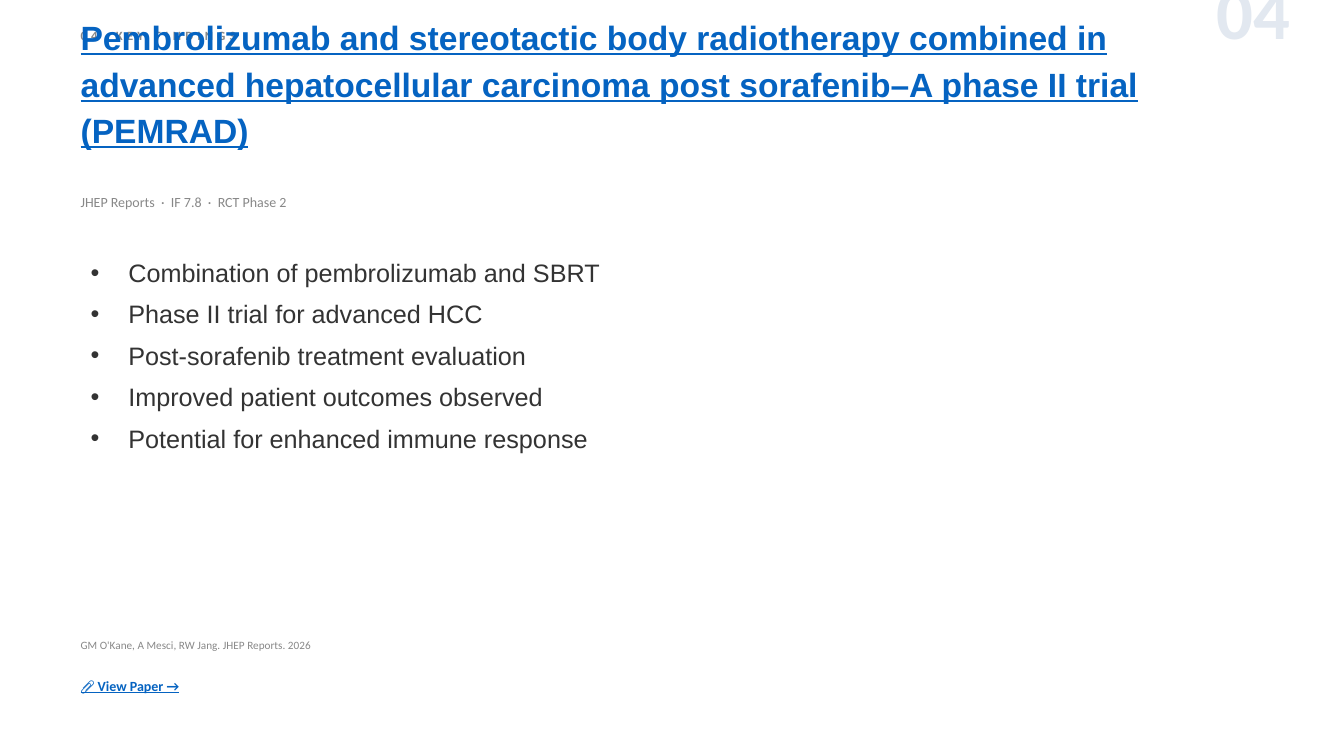
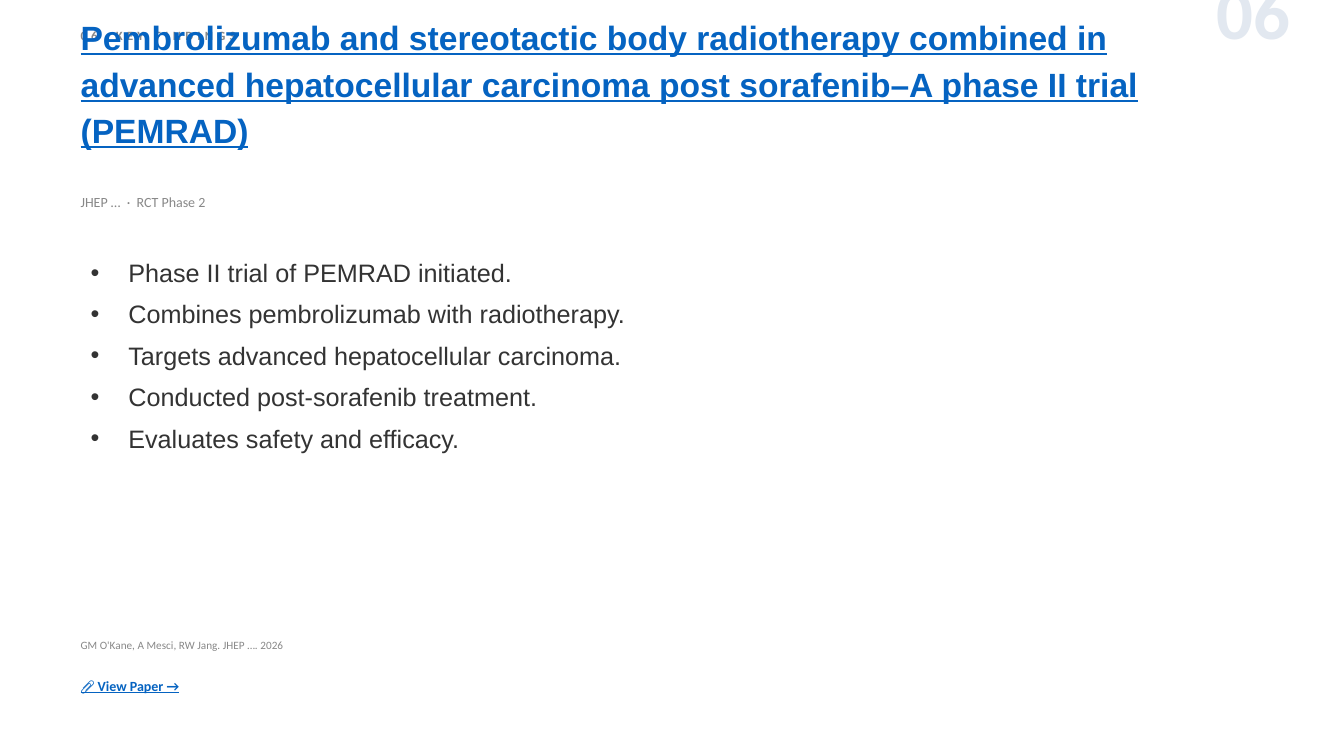
Before and after one commit to jejenhu-maker/hcc-weekly-digest, a slide deck: slide 8 of docs/digest-en.pptx (slide 6 before the commit). Drawn at 1344x756 pixels with LibreOffice and Linux fonts; fonts in the diff are those of the drawing. Boxes give left, top, right and bottom in pixels: in the first picture for what was removed or moved away, otherwise in the second. Text is boxed around its words. In the diff, an @@ line names an element or a change of style, - is before the commit and + after.

```diff
--- a/docs/digest-en.pptx
+++ b/docs/digest-en.pptx
@@ text at box(81, 29, 236, 43): text changed @@
-04 KEY FINDINGS
+06 KEY FINDINGS
@@ text at box(1008, 10, 1291, 10): text changed @@
-04
+06
@@ text at box(81, 197, 205, 207): text changed @@
-JHEP Reports · IF 7.8 · RCT Phase 2
+JHEP … · RCT Phase 2
@@ text at box(128, 263, 625, 453): text changed @@
-• Combination of pembrolizumab and SBRT
-• Phase II trial for advanced HCC
-• Post-sorafenib treatment evaluation
-• Improved patient outcomes observed
-• Potential for enhanced immune response
+• Phase II trial of PEMRAD initiated.
+• Combines pembrolizumab with radiotherapy.
+• Targets advanced hepatocellular carcinoma.
+• Conducted post-sorafenib treatment.
+• Evaluates safety and efficacy.
@@ text at box(81, 641, 283, 651): text changed @@
-GM O'Kane, A Mesci, RW Jang. JHEP Reports. 2026
+GM O'Kane, A Mesci, RW Jang. JHEP …. 2026
```
Also in this commit, not shown: 12 other slides changed, 1 slide added, 1 slide removed, 2 other files.
